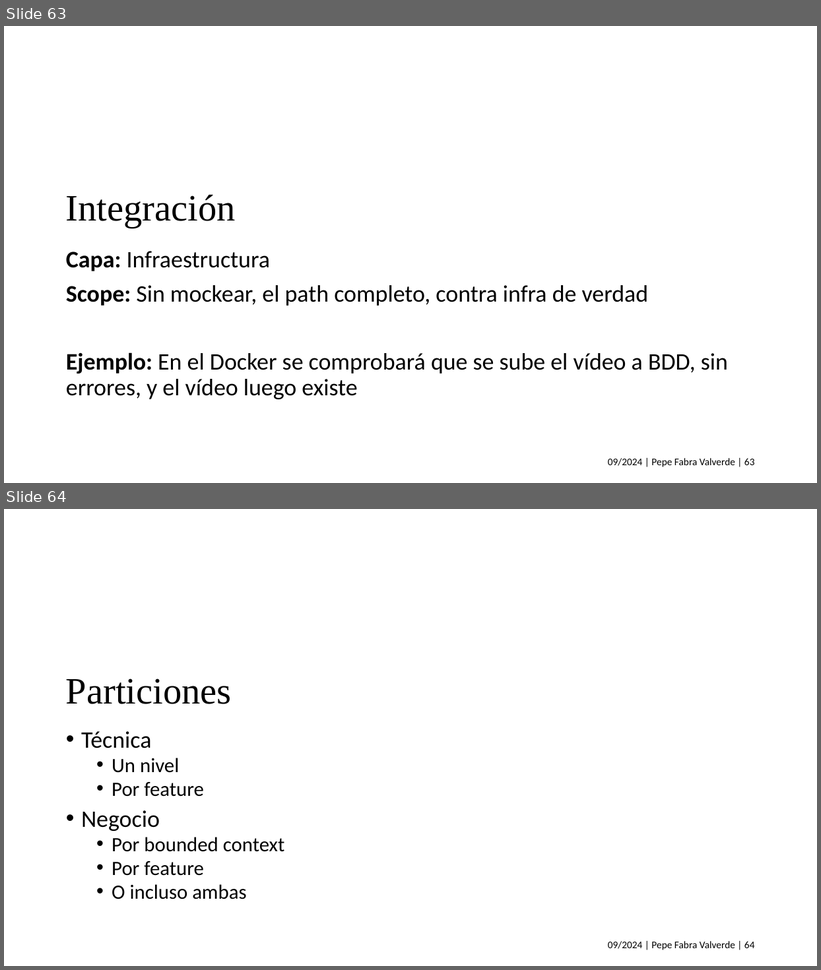
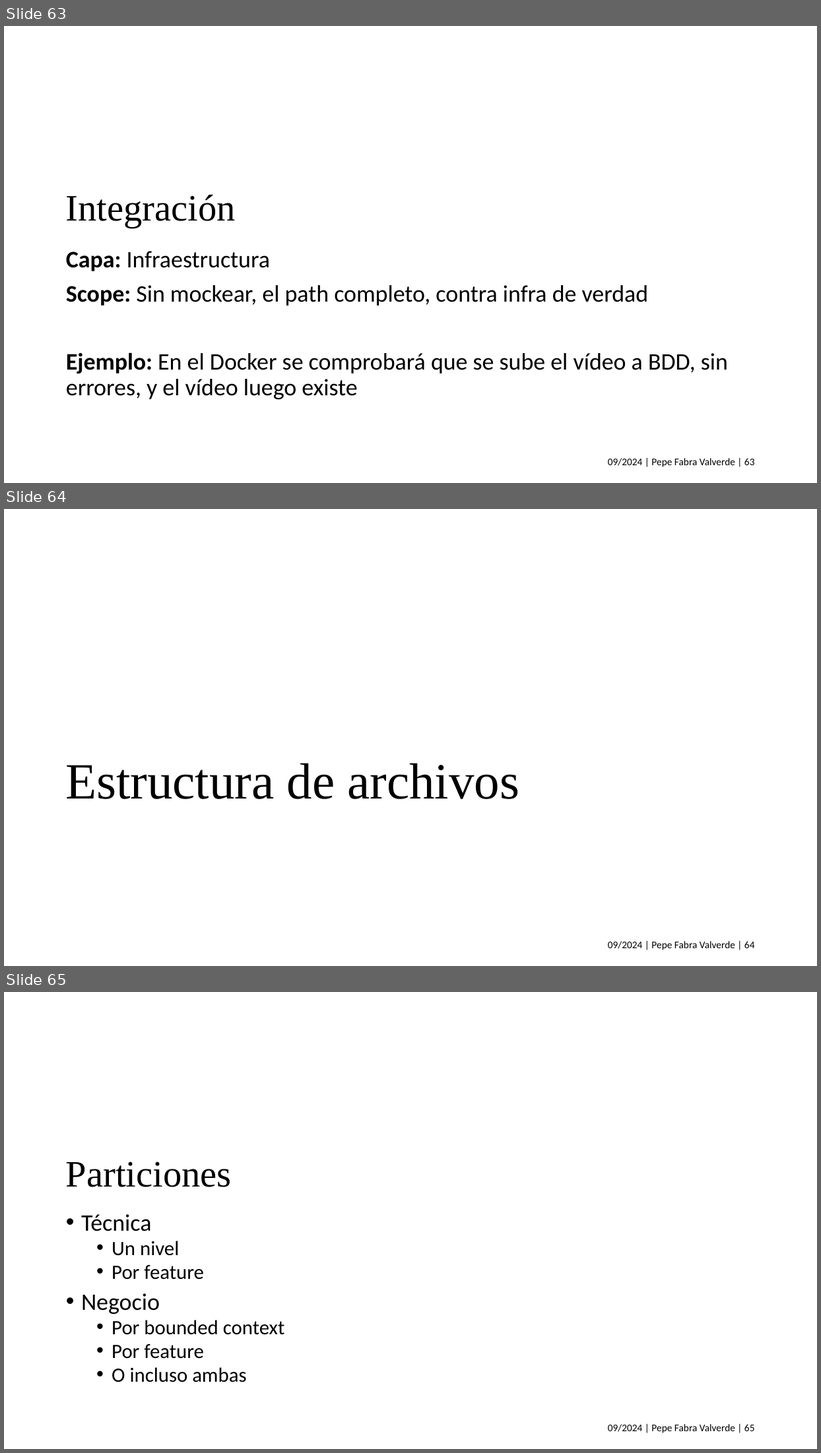
Before and after one commit to jofaval/talks-about, a slide deck: knowledge-sharing/ddd-and-hexagonal-architecture/ddd-and-hexagonal-architecture.es.pptx. Shown one above the other, each under a label of ours: slides 63 and 64 before the commit, slides 63, 64 and 65 after it. The pictures are 821x970 and 821x1453 pixels, drawn with LibreOffice and Linux fonts; fonts in the diff are those of the drawing. Boxes give left, top, right and bottom in pixels: in the first picture for what was removed or moved away, otherwise in the second. Text is boxed around its words. In the diff, an @@ line names an element or a change of style, - is before the commit and + after.

```diff
--- a/knowledge-sharing/ddd-and-hexagonal-architecture/ddd-and-hexagonal-architecture.es.pptx
+++ b/knowledge-sharing/ddd-and-hexagonal-architecture/ddd-and-hexagonal-architecture.es.pptx
@@ slide 64 added at (4,509,817,966), background #FFFFFF @@
@@ title added at (65,763,520,799), 60 pt, text #000000 @@
+Estructura de archivos
@@ text added at (608,941,755,951), 12 pt, text #000000 @@
+09/2024 | Pepe Fabra Valverde | 64
@@ what was slide 64 is now slide 65 @@
@@ text at (608,1424,755,1434): text changed @@
-09/2024 | Pepe Fabra Valverde | 64
+09/2024 | Pepe Fabra Valverde | 65
```
Also in this commit, not shown: 17 slides changed, 1 other file.
